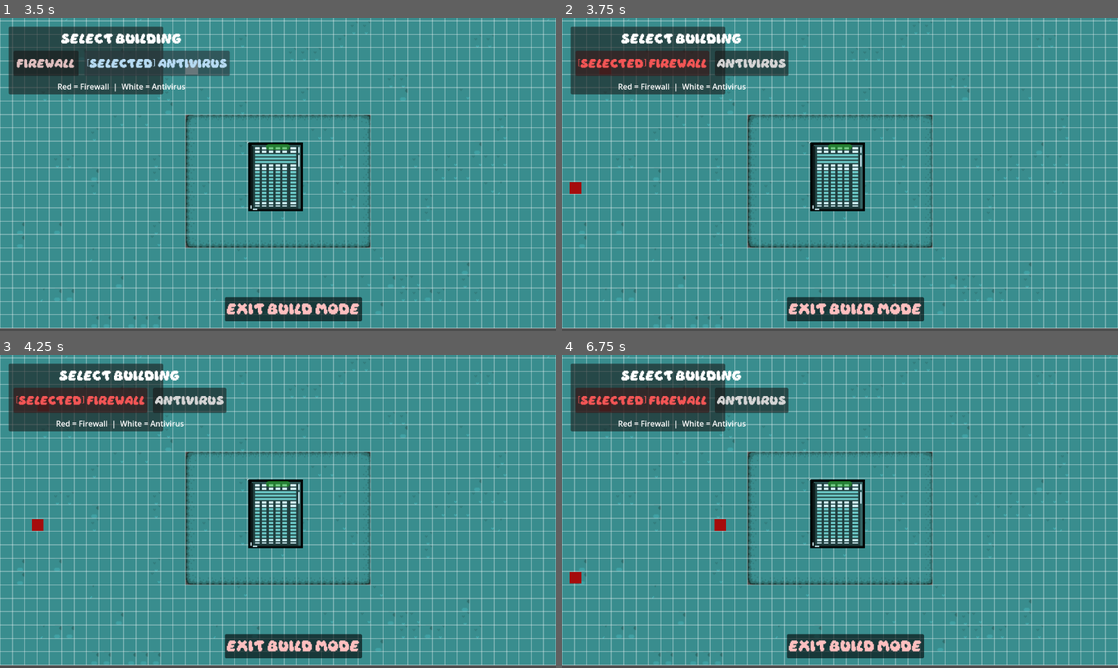
Above: before the commit, frames 1-4 (two rows, left to right).
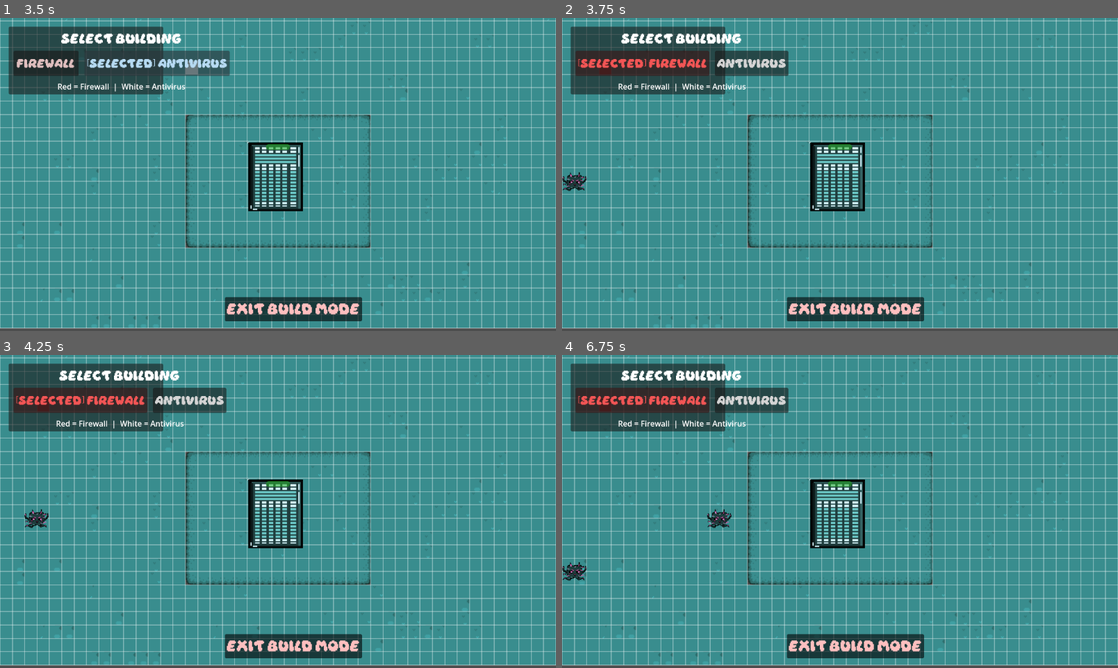
Above: after the commit, the same moments.

Repository: zoebiscuit/You-veGotMal
Game: Godot game, scene res://home_screen.tscn
The game is run twice, just before and just after one commit, with the same random seed, the same clock (stepped at 60 frames per second) and the same inputs.
Inputs:
- Up to frame 1 (3.5 s): click "play" at 0.5 s; click "Build Mode" at 1.25 s; click "[SELECTED] Firewall" at 2 s; click "Antivirus" at 2.75 s
- Up to frame 2 (3.75 s): click "Firewall" at 3.5 s
- Up to frame 3 (4.25 s): no input
- Up to frame 4 (6.75 s): click "[SELECTED] Firewall" at 4.25 s; click "Antivirus" at 5 s; click "[SELECTED] Antivirus" at 5.75 s; click "Firewall" at 6.5 s

Frame 1 is identical in both runs. In frame 2, 0.2% of the frame differs, in the area x 0-5%, y 49-57%; in frame 3, 0.2%; in frame 4, 0.4%, in the area x 0-31%, y 49-74%.

Commit message:
Added animations and made enemies bigger

Diff:
--- a/you've-got-mail/Buildings/antivirus.gd
+++ b/you've-got-mail/Buildings/antivirus.gd
@@ -70,8 +70,12 @@
 		return build_system.get_cell_world_center(query_cell)
 	return global_position
 
-func get_closest_attack_point(_from_world: Vector2) -> Vector2:
-	return global_position
+func get_closest_attack_point(from_world: Vector2) -> Vector2:
+	var half: Vector2 = tower_size * 0.5
+	return Vector2(
+		clampf(from_world.x, global_position.x - half.x, global_position.x + half.x),
+		clampf(from_world.y, global_position.y - half.y, global_position.y + half.y)
+	)
 
 func get_attack_radius() -> float:
 	return max(tower_size.x, tower_size.y) * 0.5
--- a/you've-got-mail/Enemies/enemy.gd
+++ b/you've-got-mail/Enemies/enemy.gd
@@ -1,17 +1,22 @@
 extends CharacterBody2D
 
 signal died(enemy: Node)
+
+enum AnimState {
+	WALK,
+	ATTACK,
+	HURT
+}
 
 @export var max_health: float = 50.0
 @export var movement_speed: float = 100.0
 @export var attack_damage: float = 10.0
 @export var attack_interval: float = 1.0
-@export var enemy_size: Vector2 = Vector2(24.0, 24.0)
-@export var body_color: Color = Color(0.65, 0.05, 0.05, 1.0)
+@export var enemy_size: Vector2 = Vector2(40.0, 40.0)
 @export var target_refresh_interval: float = 0.75
 @export var attack_range_padding: float = 6.0
 
-@onready var sprite: Sprite2D = $Sprite2D
+@onready var animated_sprite: AnimatedSprite2D = $AnimatedSprite2D
 @onready var collision_shape: CollisionShape2D = $CollisionShape2D
 @onready var health_bar: ProgressBar = $HealthBar
 @onready var attack_timer: Timer = $AttackTimer
@@ -24,6 +29,9 @@
 var current_target_world: Vector2 = Vector2.ZERO
 var _dead := false
 var _debug_click_damage := 25.0
+var _anim_state: int = AnimState.WALK
+var _is_attacking_anim := false
+var _is_hurt_anim := false
 
 func _ready() -> void:
 	current_health = max_health
@@ -37,11 +45,13 @@
 	retarget_timer.one_shot = false
 	attack_timer.timeout.connect(_on_attack_timer_timeout)
 	retarget_timer.timeout.connect(_on_retarget_timer_timeout)
+	animated_sprite.animation_finished.connect(_on_animation_finished)
 	retarget_timer.start()
 	level = get_parent()
 	while level != null and not level.has_method("find_nearest_structure_target"):
 		level = level.get_parent()
 	acquire_target()
+	_update_animation_state()
 
 func _physics_process(_delta: float) -> void:
 	if _dead:
@@ -59,20 +69,24 @@
 	if not _is_target_valid():
 		velocity = Vector2.ZERO
 		move_and_slide()
+		_update_animation_state()
 		return
 
 	current_target_world = _get_attack_position_for_target(current_target, current_target_cell)
-	var to_target := current_target_world - global_position
-	var attack_distance := _get_attack_distance_for_target(current_target)
+	var to_target: Vector2 = current_target_world - global_position
+	var attack_distance: float = _get_attack_distance_for_target(current_target)
 	if to_target.length() <= attack_distance:
 		velocity = Vector2.ZERO
 		move_and_slide()
+		_face_direction(to_target)
 		_start_attacking()
+		_update_animation_state()
 		return
 
 	_stop_attacking()
-	var desired_direction := to_target.normalized()
+	var desired_direction: Vector2 = to_target.normalized()
 	velocity = desired_direction * movement_speed
+	_face_direction(desired_direction)
 	move_and_slide()
 
 	if get_slide_collision_count() > 0:
@@ -93,6 +107,8 @@
 				_start_attacking()
 				break
 
+	_update_animation_state()
+
 func acquire_target() -> void:
 	_stop_attacking()
 	current_target = null
@@ -115,6 +131,9 @@
 	_update_health_bar()
 	if current_health <= 0.0:
 		die()
+		return
+	if not _is_attacking_anim:
+		_play_hurt_animation()
 
 func die() -> void:
 	if _dead:
@@ -129,11 +148,14 @@
 func _on_attack_timer_timeout() -> void:
 	if _dead or not _is_target_valid():
 		_stop_attacking()
-		return
-	var distance := global_position.distance_to(_get_attack_position_for_target(current_target, current_target_cell))
+		_update_animation_state()
+		return
+	var distance: float = global_position.distance_to(_get_attack_position_for_target(current_target, current_target_cell))
 	if distance > _get_attack_distance_for_target(current_target) + 4.0:
 		_stop_attacking()
-		return
+		_update_animation_state()
+		return
+	_play_attack_animation()
 	if current_target.has_method("take_damage"):
 		current_target.take_damage(attack_damage)
 	if not _is_target_valid():
@@ -172,10 +194,14 @@
 func _start_attacking() -> void:
 	if attack_timer.is_stopped():
 		attack_timer.start()
+	if not _is_attacking_anim:
+		_play_attack_animation()
 
 func _stop_attacking() -> void:
 	if not attack_timer.is_stopped():
 		attack_timer.stop()
+	if _is_attacking_anim:
+		_is_attacking_anim = false
 
 func _get_attack_position_for_target(target: Node, target_cell: Vector2i) -> Vector2:
 	if target == null:
@@ -186,10 +212,8 @@
 		return target.get_cell_world_center(target_cell)
 	return target.global_position
 
-func _get_attack_distance_for_target(target: Node) -> float:
+func _get_attack_distance_for_target(_target: Node) -> float:
 	var own_radius: float = max(enemy_size.x, enemy_size.y) * 0.5
-	if target != null and target.has_method("get_closest_attack_point"):
-		return own_radius + attack_range_padding
 	return own_radius + attack_range_padding
 
 func _resolve_structure_from_collider(collider: Object) -> Node:
@@ -203,14 +227,11 @@
 	return null
 
 func _configure_visuals() -> void:
-	var image := Image.create(max(int(enemy_size.x), 1), max(int(enemy_size.y), 1), false, Image.FORMAT_RGBA8)
-	image.fill(body_color)
-	var texture := ImageTexture.create_from_image(image)
-	sprite.texture = texture
-	sprite.centered = true
 	var rect := RectangleShape2D.new()
 	rect.size = enemy_size
 	collision_shape.shape = rect
+	animated_sprite.position = Vector2(0.0, -4.0)
+	animated_sprite.scale = Vector2(1.0, 1.0)
 	health_bar.custom_minimum_size = Vector2(max(enemy_size.x + 8.0, 24.0), 8.0)
 	health_bar.size = health_bar.custom_minimum_size
 	health_bar.position = Vector2(-health_bar.custom_minimum_size.x * 0.5, -enemy_size.y * 0.5 - 14.0)
@@ -228,3 +249,57 @@
 		health_bar.modulate = Color(1.0, 0.85, 0.2, 1.0)
 	else:
 		health_bar.modulate = Color(1.0, 0.2, 0.2, 1.0)
+
+func _play_attack_animation() -> void:
+	_is_attacking_anim = true
+	_is_hurt_anim = false
+	_anim_state = AnimState.ATTACK
+	animated_sprite.play(&"attack")
+	animated_sprite.frame = 0
+	animated_sprite.frame_progress = 0.0
+
+func _play_hurt_animation() -> void:
+	if _is_attacking_anim:
+		return
+	_is_hurt_anim = true
+	_set_animation_state(AnimState.HURT)
+
+func _update_animation_state() -> void:
+	if _dead:
+		return
+	if _is_attacking_anim:
+		_set_animation_state(AnimState.ATTACK)
+		return
+	if _is_hurt_anim:
+		_set_animation_state(AnimState.HURT)
+		return
+	if velocity.length_squared() > 1.0:
+		_set_animation_state(AnimState.WALK)
+	elif animated_sprite.animation != &"walk":
+		_set_animation_state(AnimState.WALK)
+
+func _set_animation_state(state: int) -> void:
+	if _anim_state == state:
+		if state == AnimState.WALK and animated_sprite.animation != &"walk":
+			animated_sprite.play(&"walk")
+		return
+	_anim_state = state
+	match state:
+		AnimState.ATTACK:
+			animated_sprite.play(&"attack")
+		AnimState.HURT:
+			animated_sprite.play(&"hurt")
+		AnimState.WALK:
+			animated_sprite.play(&"walk")
+
+func _on_animation_finished() -> void:
+	if animated_sprite.animation == &"attack":
+		if attack_timer.is_stopped():
+			_is_attacking_anim = false
+	elif animated_sprite.animation == &"hurt":
+		_is_hurt_anim = false
+	_update_animation_state()
+
+func _face_direction(direction: Vector2) -> void:
+	if absf(direction.x) > 0.01:
+		animated_sprite.flip_h = direction.x < 0.0
--- a/you've-got-mail/Enemies/enemy.tscn
+++ b/you've-got-mail/Enemies/enemy.tscn
@@ -1,19 +1,90 @@
-[gd_scene load_steps=4 format=3 uid="uid://bq331ebjqgqp6"]
+[gd_scene load_steps=16 format=3 uid="uid://bq331ebjqgqp6"]
 
 [ext_resource type="Script" path="res://Enemies/enemy.gd" id="1_enemy_script"]
+[ext_resource type="Texture2D" path="res://assets/Walk.png" id="2_walk"]
+[ext_resource type="Texture2D" path="res://assets/attack.png" id="3_attack"]
+[ext_resource type="Texture2D" path="res://assets/Hurt.png" id="4_hurt"]
 
-[sub_resource type="RectangleShape2D" id="RectangleShape2D_enemy"]
-size = Vector2(24, 24)
+[sub_resource type="AtlasTexture" id="1"]
+atlas = ExtResource("2_walk")
+region = Rect2(0, 0, 64, 64)
+
+[sub_resource type="AtlasTexture" id="2"]
+atlas = ExtResource("2_walk")
+region = Rect2(64, 0, 64, 64)
+
+[sub_resource type="AtlasTexture" id="3"]
+atlas = ExtResource("3_attack")
+region = Rect2(0, 0, 64, 64)
+
+[sub_resource type="AtlasTexture" id="4"]
+atlas = ExtResource("3_attack")
+region = Rect2(64, 0, 64, 64)
+
+[sub_resource type="AtlasTexture" id="5"]
+atlas = ExtResource("3_attack")
+region = Rect2(128, 0, 64, 64)
+
+[sub_resource type="AtlasTexture" id="6"]
+atlas = ExtResource("3_attack")
+region = Rect2(0, 64, 64, 64)
+
+[sub_resource type="AtlasTexture" id="7"]
+atlas = ExtResource("3_attack")
+region = Rect2(64, 64, 64, 64)
+
+[sub_resource type="AtlasTexture" id="8"]
+atlas = ExtResource("3_attack")
+region = Rect2(128, 64, 64, 64)
+
+[sub_resource type="AtlasTexture" id="9"]
+atlas = ExtResource("4_hurt")
+region = Rect2(0, 0, 64, 64)
+
+[sub_resource type="AtlasTexture" id="10"]
+atlas = ExtResource("4_hurt")
+region = Rect2(64, 0, 64, 64)
+
+[sub_resource type="AtlasTexture" id="11"]
+atlas = ExtResource("4_hurt")
+region = Rect2(0, 64, 64, 64)
+
+[sub_resource type="AtlasTexture" id="12"]
+atlas = ExtResource("4_hurt")
+region = Rect2(64, 64, 64, 64)
+
+[sub_resource type="SpriteFrames" id="13"]
+animations = [{
+"frames": [{"duration": 1.0, "texture": SubResource("3")}, {"duration": 1.0, "texture": SubResource("4")}, {"duration": 1.0, "texture": SubResource("5")}, {"duration": 1.0, "texture": SubResource("6")}, {"duration": 1.0, "texture": SubResource("7")}, {"duration": 1.0, "texture": SubResource("8")}],
+"loop": false,
+"name": &"attack",
+"speed": 8.0
+}, {
+"frames": [{"duration": 1.0, "texture": SubResource("9")}, {"duration": 1.0, "texture": SubResource("10")}, {"duration": 1.0, "texture": SubResource("11")}, {"duration": 1.0, "texture": SubResource("12")}],
+"loop": false,
+"name": &"hurt",
+"speed": 10.0
+}, {
+"frames": [{"duration": 1.0, "texture": SubResource("1")}, {"duration": 1.0, "texture": SubResource("2")}],
+"loop": true,
+"name": &"walk",
+"speed": 7.0
+}]
+
+[sub_resource type="RectangleShape2D" id="14"]
+size = Vector2(40, 40)
 
 [node name="Enemy" type="CharacterBody2D"]
 script = ExtResource("1_enemy_script")
 collision_layer = 4
 collision_mask = 2
 
-[node name="Sprite2D" type="Sprite2D" parent="."]
+[node name="AnimatedSprite2D" type="AnimatedSprite2D" parent="."]
+sprite_frames = SubResource("13")
+animation = &"walk"
 
 [node name="CollisionShape2D" type="CollisionShape2D" parent="."]
-shape = SubResource("RectangleShape2D_enemy")
+shape = SubResource("14")
 
 [node name="HealthBar" type="ProgressBar" parent="."]
 offset_left = -16.0
--- a/you've-got-mail/build_system.gd
+++ b/you've-got-mail/build_system.gd
@@ -206,7 +206,7 @@
 
 func _create_firewall_script() -> Script:
 	var script := GDScript.new()
-	script.source_code = "extends StaticBody2D\nvar build_syste …(1198 unchanged characters)… int(from_world: Vector2) -> Vector2:\n\treturn global_position\nfunc get_attack_ …(846 unchanged characters)…
+	script.source_code = "extends StaticBody2D\nvar build_syste …(1198 unchanged characters)… int(from_world: Vector2) -> Vector2:\n\tif build_system != null and is_instance_valid(build_system):\n\t\tvar size: Vector2 = build_system.get_cell_size_world()\n\t\tvar half: Vector2 = size * 0.5\n\t\treturn Vector2(\n\t\t\tclampf(from_world.x, global_position.x - half.x, global_position.x + half.x),\n\t\t\tclampf(from_world.y, global_position.y - half.y, global_position.y + half.y)\n\t\t)\n\treturn global_position\nfunc get_attack_ …(846 unchanged characters)…
 	script.reload()
 	return script
 
--- a/you've-got-mail/new_game_level.gd
+++ b/you've-got-mail/new_game_level.gd
@@ -67,16 +67,11 @@
 func find_nearest_structure_target(from_world: Vector2) -> Dictionary:
 	var best: Dictionary = {}
 	var best_distance: float = INF
-	var found_player_block := false
 
 	for structure in get_all_structure_nodes():
 		if structure == null or not is_instance_valid(structure):
 			continue
 		if structure.has_method("is_structure_alive") and not structure.is_structure_alive():
-			continue
-
-		var is_player_block := structure.is_in_group("player_blocks")
-		if found_player_block and not is_player_block:
 			continue
 
 		var cells: Array[Vector2i] = _get_structure_cells(structure)
@@ -85,17 +80,11 @@
 			if distance_to_node < best_distance:
 				best_distance = distance_to_node
 				best = {"node": structure, "cell": Vector2i.ZERO, "world_position": structure.global_position}
-				if is_player_block:
-					found_player_block = true
 			continue
 
 		for cell in cells:
 			var world: Vector2 = _get_cell_center_world(cell)
 			var distance: float = from_world.distance_squared_to(world)
-			if is_player_block and not found_player_block:
-				best = {}
-				best_distance = INF
-				found_player_block = true
 			if distance < best_distance:
 				best_distance = distance
 				best = {"node": structure, "cell": cell, "world_position": world}
--- a/you've-got-mail/project.godot
+++ b/you've-got-mail/project.godot
@@ -16,7 +16,7 @@
 
 config/name="You've Got Mail"
 run/main_scene="uid://bhsy2wgutklk6"
-config/features=PackedStringArray("4.6", "GL Compatibility")
+config/features=PackedStringArray("4.7", "GL Compatibility")
 config/icon="res://assets/icon.svg"
 
 [autoload]
Not shown, changed: you've-got-mail/addons/godot_agent/conversations/e1e3731aa799.json
Renamed: you've-got-mail/assets/Sharing my pixel art.png -> you've-got-mail/assets/attack.png
Not shown, changed: you've-got-mail/assets/attack.png.import
